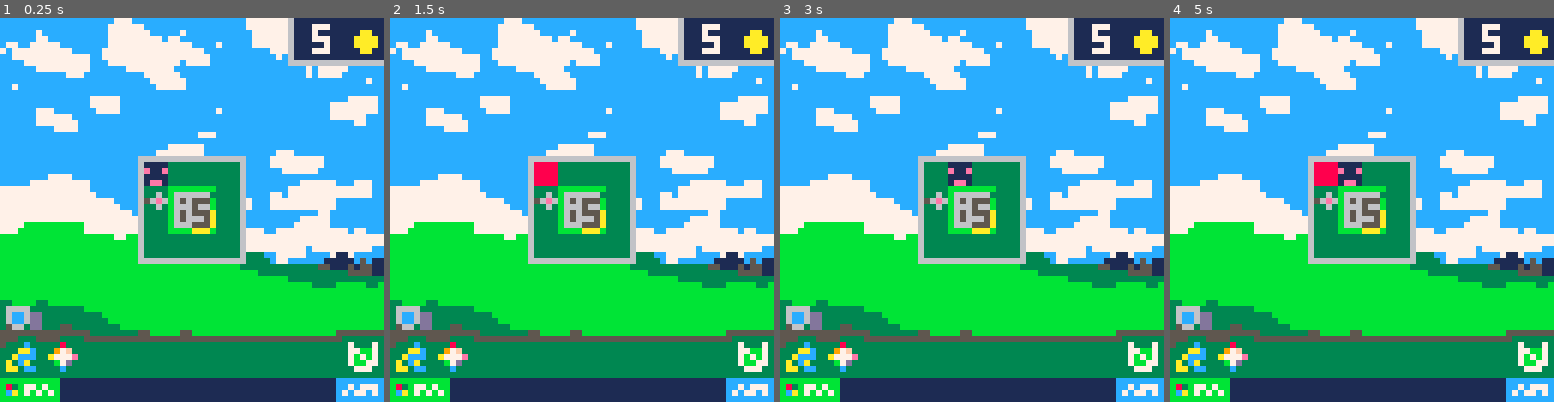
Above: before the commit, frames 1-4 (left to right).
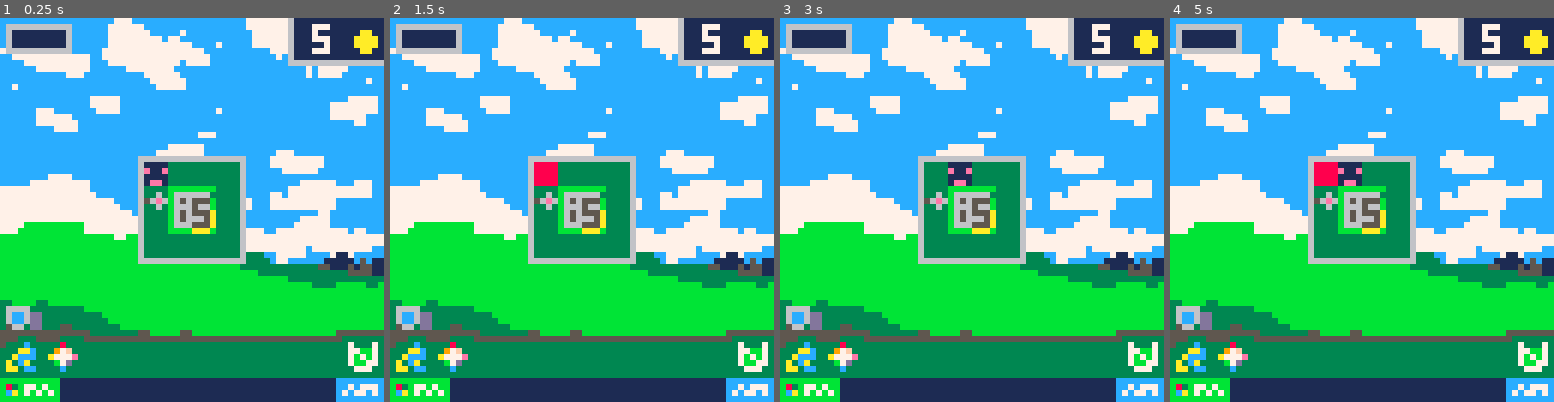
Above: after the commit, the same moments.

Repository: Darenn/Mr-Tobro
Game: PICO-8 cartridge lowrezjam.p8
Same seed, same stepped clock (60 frames per second), same inputs: the game is played once before the commit and once after it.
Inputs:
- Up to frame 1 (0.25 s): no input
- Up to frame 2 (1.5 s): tap O (Z key) at 0.33, 0.7, 1.43 s; tap X (X key) at 1.07 s
- Up to frame 3 (3 s): hold Left 1.97-2.37 s; tap X (X key) at 2.07, 2.4, 2.73 s; tap O (Z key) at 2.22 s; hold Down 2.42-2.82 s; hold Right from 2.87 s (still down)
- Up to frame 4 (5 s): tap X (X key) every 0.33 s from 3.07 to 4.73 s; tap O (Z key) at 3.1, 3.98, 4.87 s; release Right at 3.53 s; hold Up 3.58-4.08 s; hold Right 4.13-4.53 s; hold Down from 4.58 s (still down)

The runs differ from the first frame. In frame 1, 1.3% of the frame differs, in the area x 1-19%, y 1-10%; in frame 2, 1.3%; in frame 3, 1.3%; in frame 4, 1.3%.

Commit message:
Remade LD + progress bar.

Diff:
--- a/lowrezjam.p8
+++ b/lowrezjam.p8
@@ -20,6 +20,9 @@
 g_money = 5
 g_hp = 5
 g_game_over = false
+g_enemy_total = 0
+g_enemy_killed = 0
+g_game_won = false
 
 g_bullets = {}
 g_enemies = {}
@@ -54,13 +57,18 @@
 
 function _update()
     update_menu(g_menu)
-    if (g_in_menu or g_game_over) then return end
+    if (g_in_menu or g_game_over or g_game_won) then return end
     update_buildings()
     update_player(g_player)
     update_bullets()
     update_collisions()
     update_enemies()
     update_spawner(g_spawner)
+
+    if (g_enemy_killed == g_enemy_total) then
+      g_game_won = true
+      grow(16, 16)
+    end
 end
 
 
@@ -98,7 +106,7 @@
     for e in all(copye) do
       local destroyed = false;
       if (collide(bullet, e)) then
-        kill(e)
+        damage(e, bullet.damage)
         destroyed = true;
       end
       if (not bullet.invicible and destroyed) then
@@ -111,14 +119,13 @@
 function _draw()
   cls()
   map(0, 0, 0, 0, 8, 8)
+  draw_spawn_zones()
   draw_tobro_window(g_tobro_window)
-
-
-  draw_spawn_zones()
   draw_enemies()
   draw_player(g_player)
   draw_buildings()
   draw_bullets()
+  draw_progression_bar()
   if (g_in_menu) then
     draw_menu(g_menu)
   end
@@ -126,6 +133,11 @@
 
   if g_game_over then
     print("game over", 14, 17, 14)
+    print("press x", 19, 46, 14)
+  end
+
+  if g_game_won then
+    print("you won", 15, 17, 14)
     print("press x", 19, 46, 14)
   end
 end
@@ -157,6 +169,18 @@
       end
     end
   end
+end
+
+function draw_progression_bar()
+  local width = 10
+  local height = 3
+  rectfill(1, 1, 1 + width, 1+ height+1, 6)
+  rectfill(2, 2, width, 1 + height, 1)
+  local progress = flr((g_enemy_killed / g_enemy_total) * width)
+  if (progress != 0) then
+    rectfill(2, 2, progress, 1 + height, 11)
+  end
+
 end
 
 --Rendering
@@ -349,7 +373,7 @@
   render_sprite(_bullet.sprite_id, _bullet.pos.x, _bullet.pos.y)
 end
 
-function create_bullet(x, y, w, h, direction, speed, sprite_id, lifetime, invicible)
+function create_bullet(x, y, w, h, direction, speed, sprite_id, lifetime, invicible, damage)
     local _bullet = {}
   _bullet.pos = {}
   _bullet.pos.x = x
@@ -364,6 +388,7 @@
   _bullet.speed = speed -- pixels per second
   _bullet.direction = direction -- vector2
   _bullet.sprite_id = sprite_id
+  _bullet.damage = damage or 1
   _bullet.last_update_time = time()
   _bullet.birth_time = time()
   add(g_bullets, _bullet)
@@ -375,7 +400,7 @@
   local hitbox_w = 1
   local hitbox_h = 1
   local sprite_id = 9
-  create_bullet(x, y, hitbox_w, hitbox_h, direction, speed, sprite_id, 99, false)
+  create_bullet(x, y, hitbox_w, hitbox_h, direction, speed, sprite_id, 10, false)
   sfx(g_sound_manager.sfx_list.canon_shoot)
 end
 
@@ -384,7 +409,7 @@
   local hitbox_w = 4
   local hitbox_h = 4
   local sprite_id = 70
-  create_bullet(x, y, hitbox_w, hitbox_h, direction, speed, sprite_id, 99, true)
+  create_bullet(x, y, hitbox_w, hitbox_h, direction, speed, sprite_id, 10, true, 3)
   sfx(g_sound_manager.sfx_list.big_canon_shoot)
 end
 
@@ -393,9 +418,9 @@
   local hitbox_w = 4
   local hitbox_h = 4
   local sprite_id = 70
-  for _x=-4, 4 do
-    for _y=-4, 4 do
-      create_bullet(x + _x, y + _y, hitbox_w, hitbox_h, direction, speed, sprite_id, 0.2, true)
+  for _x=-2, 2 do
+    for _y=-2, 2 do
+      create_bullet(x + _x * 4, y + _y * 4, hitbox_w, hitbox_h, direction, speed, sprite_id, 0.2, true, 3)
     end
   end
   sfx(g_sound_manager.sfx_list.explozeur_shoot)
@@ -434,7 +459,7 @@
   g_building_canon.vertical_sprite_id = 3
   g_building_canon.hor_sprite_id_reload = 10
   g_building_canon.ver_sprite_id_reload = 11
-  g_building_canon.cooldown = 5 -- time in sec
+  g_building_canon.cooldown = 4 -- time in sec
   g_building_canon.activate = function (_building)
     if not _building.is_ready then return end
     on_activate(_building)
@@ -451,7 +476,7 @@
   g_building_multiple_canon.vertical_sprite_id = 6
   g_building_multiple_canon.hor_sprite_id_reload = 12
   g_building_multiple_canon.ver_sprite_id_reload = 12
-  g_building_multiple_canon.cooldown = 6 -- time in sec
+  g_building_multiple_canon.cooldown = 7 -- time in sec
   g_building_multiple_canon.activate = function (_building)
     if not _building.is_ready then return end
     on_activate(_building)
@@ -482,7 +507,7 @@
   g_building_big_canon.vertical_sprite_id = 5
   g_building_big_canon.hor_sprite_id_reload = 13
   g_building_big_canon.ver_sprite_id_reload = 14
-  g_building_big_canon.cooldown = 15 -- time in sec
+  g_building_big_canon.cooldown = 18 -- time in sec
   g_building_big_canon.activate = function (_building)
     if not _building.is_ready then return end
     on_activate(_building)
@@ -497,7 +522,7 @@
   g_building_explozeur.vertical_sprite_id = 7
   g_building_explozeur.hor_sprite_id_reload = 15
   g_building_explozeur.ver_sprite_id_reload = 15
-  g_building_explozeur.cooldown = 15 -- time in sec
+  g_building_explozeur.cooldown = 18 -- time in sec
   g_building_explozeur.activate = function (_building)
     if not _building.is_ready then return end
     on_activate(_building)
@@ -602,7 +627,7 @@
 
 function update_menu(menu)
   if (btnp(5)) then
-    if (g_game_over) then run() end
+    if (g_game_over or g_game_won) then run() end
     on_menu_pressed(menu)
   end
   if (not g_in_menu) then return end
@@ -886,7 +911,13 @@
   return enemy
 end
 
+function damage(e, amount)
+  e.hp -= amount
+  if e.hp <= 0 then kill(e) end
+end
+
 function kill(enemy)
+  g_enemy_killed +=1
   del(g_enemies, enemy)
   g_money += enemy.price
   sfx(g_sound_manager.sfx_list.basic_enemy_dies)
@@ -900,7 +931,7 @@
 g_enemies_info = {}
 g_enemies_info[g_enemy_type.basic] = create_info_enemy(0, 0, 6, 6, 1, 1, 0.75, 8, 8)
 g_enemies_info[g_enemy_type.fast] = create_info_enemy(0, 0, 4, 4, 1, 2, 1.5, 16, 16)
-g_enemies_info[g_enemy_type.big] = create_info_enemy(0, 0, 8, 8, 6, 5, 0.5, 17, 17)
+g_enemies_info[g_enemy_type.big] = create_info_enemy(0, 0, 8, 8, 6, 4, 0.5, 17, 17)
 
 
 function update_enemy(enemy)
@@ -1092,6 +1123,11 @@
   spawn_enemy(125, g_enemy_type.fast, s8, spawner)
   spawn_enemy(125, g_enemy_type.fast, s9, spawner)
 
+  local s20 = {x=5 * tile_size, y=0* tile_size} -- leftmidup
+  spawn_zone(128, s20, spawner)
+  local s21 = {x=5 * tile_size, y=15* tile_size} -- leftmidup
+  spawn_zone(132, s21, spawner)
+
   spawn_enemy(138, g_enemy_type.basic, s1, spawner)
   spawn_enemy(138, g_enemy_type.fast, s2, spawner)
   spawn_enemy(138, g_enemy_type.basic, s3, spawner)
@@ -1103,6 +1139,8 @@
   spawn_enemy(138, g_enemy_type.basic, s9, spawner)
   spawn_enemy(138, g_enemy_type.basic, s10, spawner)
   spawn_enemy(138, g_enemy_type.basic, s11, spawner)
+  spawn_enemy(138, g_enemy_type.basic, s20, spawner)
+  spawn_enemy(138, g_enemy_type.basic, s21, spawner)
 
   spawn_enemy(148, g_enemy_type.basic, s1, spawner)
   spawn_enemy(148, g_enemy_type.basic, s2, spawner)
@@ -1115,6 +1153,8 @@
   spawn_enemy(148, g_enemy_type.basic, s9, spawner)
   spawn_enemy(148, g_enemy_type.basic, s10, spawner)
   spawn_enemy(148, g_enemy_type.fast, s11, spawner)
+  spawn_enemy(148, g_enemy_type.basic, s20, spawner)
+  spawn_enemy(148, g_enemy_type.basic, s21, spawner)
 
   local s12 = {x=15 * tile_size, y=5* tile_size} -- leftmidup
   spawn_zone(145, s12, spawner)
@@ -1168,6 +1208,110 @@
   spawn_enemy(178, g_enemy_type.basic, s12, spawner)
   spawn_enemy(178, g_enemy_type.fast, s13, spawner)
 
+   spawn_enemy(188, g_enemy_type.basic, s1, spawner)
+  spawn_enemy(188, g_enemy_type.basic, s2, spawner)
+  spawn_enemy(188, g_enemy_type.basic, s3, spawner)
+  spawn_enemy(188, g_enemy_type.basic, s4, spawner)
+  spawn_enemy(188, g_enemy_type.basic, s5, spawner)
+  spawn_enemy(188, g_enemy_type.basic, s6, spawner)
+  spawn_enemy(188, g_enemy_type.fast, s7, spawner)
+  spawn_enemy(188, g_enemy_type.basic, s8, spawner)
+  spawn_enemy(188, g_enemy_type.basic, s9, spawner)
+  spawn_enemy(188, g_enemy_type.basic, s10, spawner)
+  spawn_enemy(188, g_enemy_type.basic, s11, spawner)
+  spawn_enemy(188, g_enemy_type.basic, s12, spawner)
+  spawn_enemy(188, g_enemy_type.basic, s13, spawner)
+  spawn_enemy(188, g_enemy_type.basic, s14, spawner)
+  spawn_enemy(188, g_enemy_type.basic, s15, spawner)
+
+  local s16 = {x=9 * tile_size, y=0* tile_size} -- leftmidup
+  spawn_zone(190, s16, spawner)
+  local s17 = {x= 11* tile_size, y=0* tile_size} -- leftmidup
+  spawn_zone(193, s17, spawner)
+  local s18 = {x= 4* tile_size, y=15* tile_size} -- leftmidup
+  spawn_zone(196, s18, spawner)
+  local s19 = {x= 11* tile_size, y=15* tile_size} -- leftmidup
+  spawn_zone(198, s19, spawner)
+
+  -- second growth
+  spawn_growth(200, 8, 8, spawner)
+
+  local zones_disorder = {s1, s2, s3, s4, s5, s6, s7, s8, s9, s10, s11, s12, s13, s14, s15, s16, s17, s18, s19, s20, s21}
+  local zones_order = {s1, s9, s17, s15, s2, s16, s17, s8, s12, s3, s7, s21, s11, s19, s5, s4, s18, s10, s14, s20}
+  local zones_fast_1 = {s2, s6, s8, s18, s15}
+  local zones_fast_2 = {s1, s3, s7, s19, s14}
+  local zones_fast_3 = {s4, s9, s17, s12, s13}
+  local zones_fast_4 = {s4, s16, s20, s21, s5}
+  spawn_enemy_wave(195, zones_order, 1, g_enemy_type.basic, spawner)
+  spawn_enemy_wave(202, zones_order, 1, g_enemy_type.basic, spawner)
+  spawn_enemy_wave(208, zones_order, 1, g_enemy_type.basic, spawner)
+  spawn_enemy_wave(214, zones_fast_1, 1, g_enemy_type.fast, spawner)
+  spawn_enemy_wave(220, zones_order, 1, g_enemy_type.basic, spawner)
+  spawn_enemy_wave(227, zones_fast_2, 1, g_enemy_type.fast, spawner)
+  spawn_enemy_wave(235, zones_order, 1, g_enemy_type.basic, spawner)
+  spawn_enemy(245, g_enemy_type.big, s2, spawner)
+  spawn_enemy_wave(252, zones_order, 1, g_enemy_type.basic, spawner)
+  spawn_enemy(258, g_enemy_type.big, s4, spawner)
+  spawn_enemy_wave(264, zones_fast_3, 1, g_enemy_type.fast, spawner)
+
+  local s20 = {x= 8* tile_size, y=0* tile_size}
+  local s21 = {x= 8* tile_size, y=15* tile_size}
+  local s22 = {x= 5* tile_size, y=0* tile_size}
+  local s23 = {x= 10* tile_size, y=0* tile_size}
+  local s24 = {x= 0* tile_size, y=15* tile_size}
+  local s25 = {x= 15* tile_size, y=15* tile_size}
+  local s26 = {x= 6* tile_size, y=15* tile_size}
+  local s27 = {x= 6* tile_size, y=0* tile_size}
+  local s28 = {x= 1* tile_size, y=15* tile_size}
+  local s29 = {x= 14* tile_size, y=15* tile_size}
+  local s30 = {x= 10* tile_size, y=15* tile_size}
+  spawn_zone(270, s20, spawner)
+  spawn_zone(270, s21, spawner)
+  spawn_zone(270, s22, spawner)
+  spawn_zone(270, s23, spawner)
+  spawn_zone(270, s24, spawner)
+  spawn_zone(270, s25, spawner)
+  spawn_zone(270, s26, spawner)
+  spawn_zone(270, s27, spawner)
+  spawn_zone(270, s28, spawner)
+  spawn_zone(270, s29, spawner)
+  spawn_zone(270, s30, spawner)
+
+
+  zones_disorder = {s1, s2, s3, s4, s5, s6, s7, s8, s9, s10, s11, s12, s13, s14, s15, s16, s17, s18, s19, s20, s21, s22, s23, s24, s25, s26, s27, s28, s29, s30}
+  zones_order = {s1,s30, s9, s17,s26, s15, s2, s16, s27, s17, s8, s12, s3, s7, s21, s11,s25, s19, s21, s5, s24, s4, s18, s10, s14, s20}
+  local zones_fast_5 = {s24, s25, s9, s19, s27}
+
+  spawn_enemy_wave(272, zones_order, 1, g_enemy_type.basic, spawner)
+  spawn_enemy_wave(276, zones_order, 1, g_enemy_type.basic, spawner)
+  spawn_enemy(276, g_enemy_type.big, s4, spawner)
+  spawn_enemy_wave(279, zones_order, 1, g_enemy_type.basic, spawner)
+  spawn_enemy_wave(283, zones_fast_5, 1, g_enemy_type.fast, spawner)
+  spawn_enemy(286, g_enemy_type.big, s2, spawner)
+  spawn_enemy_wave(290, zones_order, 1, g_enemy_type.basic, spawner)
+  spawn_enemy_wave(294, zones_order, 1, g_enemy_type.basic, spawner)
+  spawn_enemy(276, g_enemy_type.big, s6, spawner)
+  spawn_enemy_wave(298, zones_fast_2, 1, g_enemy_type.fast, spawner)
+  spawn_enemy(301, g_enemy_type.big, s3, spawner)
+  spawn_enemy_wave(307, zones_order, 1, g_enemy_type.basic, spawner)
+  spawn_enemy_wave(311, zones_order, 1, g_enemy_type.basic, spawner)
+  spawn_enemy(312, g_enemy_type.big, s8, spawner)
+  spawn_enemy_wave(314, zones_order, 1, g_enemy_type.basic, spawner)
+  spawn_enemy_wave(318, zones_order, 1, g_enemy_type.basic, spawner)
+  spawn_enemy_wave(325, zones_fast_5, 1, g_enemy_type.fast, spawner)
+  spawn_enemy(330, g_enemy_type.big, s3, spawner)
+  spawn_enemy(333, g_enemy_type.big, s2, spawner)
+
+  spawn_enemy_wave(339, zones_order, 1, g_enemy_type.basic, spawner)
+  spawn_enemy_wave(342, zones_order, 1, g_enemy_type.basic, spawner)
+  spawn_enemy_wave(344, zones_fast_5, 1, g_enemy_type.fast, spawner)
+  spawn_enemy_wave(345, zones_fast_2, 1, g_enemy_type.fast, spawner)
+  spawn_enemy_wave(349, zones_fast_4, 1, g_enemy_type.big, spawner)
+  spawn_enemy_wave(353, zones_order, 1, g_enemy_type.basic, spawner)
+  spawn_enemy_wave(356, zones_order, 1, g_enemy_type.basic, spawner)
+  spawn_enemy_wave(359, zones_fast_1, 1, g_enemy_type.fast, spawner)
+  spawn_enemy_wave(349, zones_fast_3, 1, g_enemy_type.big, spawner)
+
 
 end
 
@@ -1185,6 +1329,7 @@
   if (spawner.enemies_to_spawn[spawn_step]) == nil then
     spawner.enemies_to_spawn[spawn_step] = {}
   end
+  g_enemy_total += 1
   add(spawner.enemies_to_spawn[spawn_step], {enemy_type = enemy_type, pos = {x=pos.x,y=pos.y}})
 end
 
@@ -1200,6 +1345,13 @@
     spawner.growth_to_spawn[spawn_step] = {}
   end
   add(spawner.growth_to_spawn[spawn_step], {tile_w = tile_w, tile_h = tile_h})
+end
+
+function spawn_enemy_wave(spawn_step, zones, delay, enemy_type, spawner)
+  for i=1, #zones do
+    --if zones[3] == nil then ahah() end
+    spawn_enemy(spawn_step + i*delay, enemy_type, zones[i], spawner)
+  end
 end
 
 
@@ -1228,12 +1380,7 @@
     local spawn_table = spawner.growth_to_spawn[spawner.step]
     if (spawn_table != nil) then
       for growth in all(spawn_table) do
-        local xoffset = (growth.tile_w-g_tobro_window.tile_w) / 2
-        local yoffset = (growth.tile_h-g_tobro_window.tile_h) / 2
-        g_tobro_window.tile_w = growth.tile_w
-        g_tobro_window.tile_h = growth.tile_h
-        g_tobro_window.tile_pos.x -= xoffset
-        g_tobro_window.tile_pos.y -= yoffset
+        grow(growth.tile_w, growth.tile_h)
       end
     end
 
@@ -1280,6 +1427,15 @@
   else
       return false
   end
+end
+
+function grow(tile_w, tile_h)
+  local xoffset = (tile_w-g_tobro_window.tile_w) / 2
+  local yoffset = (tile_h-g_tobro_window.tile_h) / 2
+  g_tobro_window.tile_w = tile_w
+  g_tobro_window.tile_h = tile_h
+  g_tobro_window.tile_pos.x -= xoffset
+  g_tobro_window.tile_pos.y -= yoffset
 end
 
 function update_tobro_window()
Not shown, changed: LowRezJam.p8c
